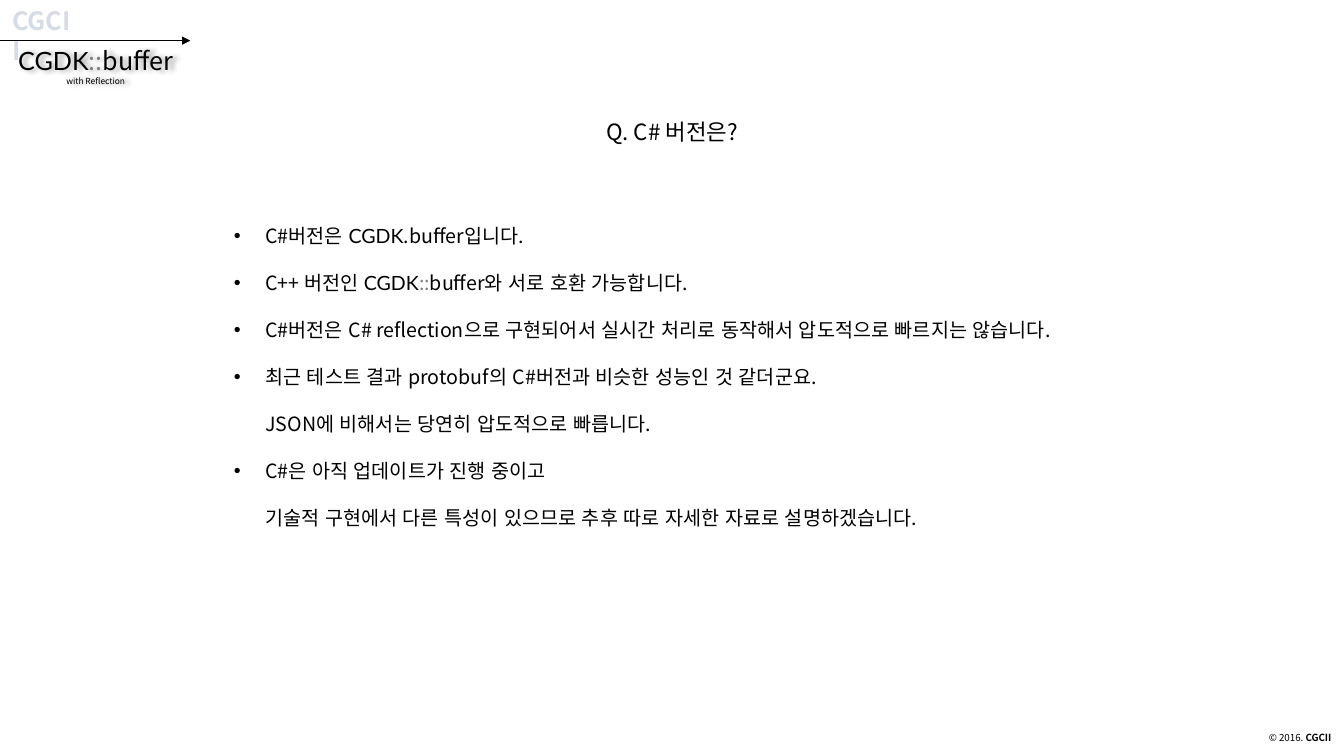
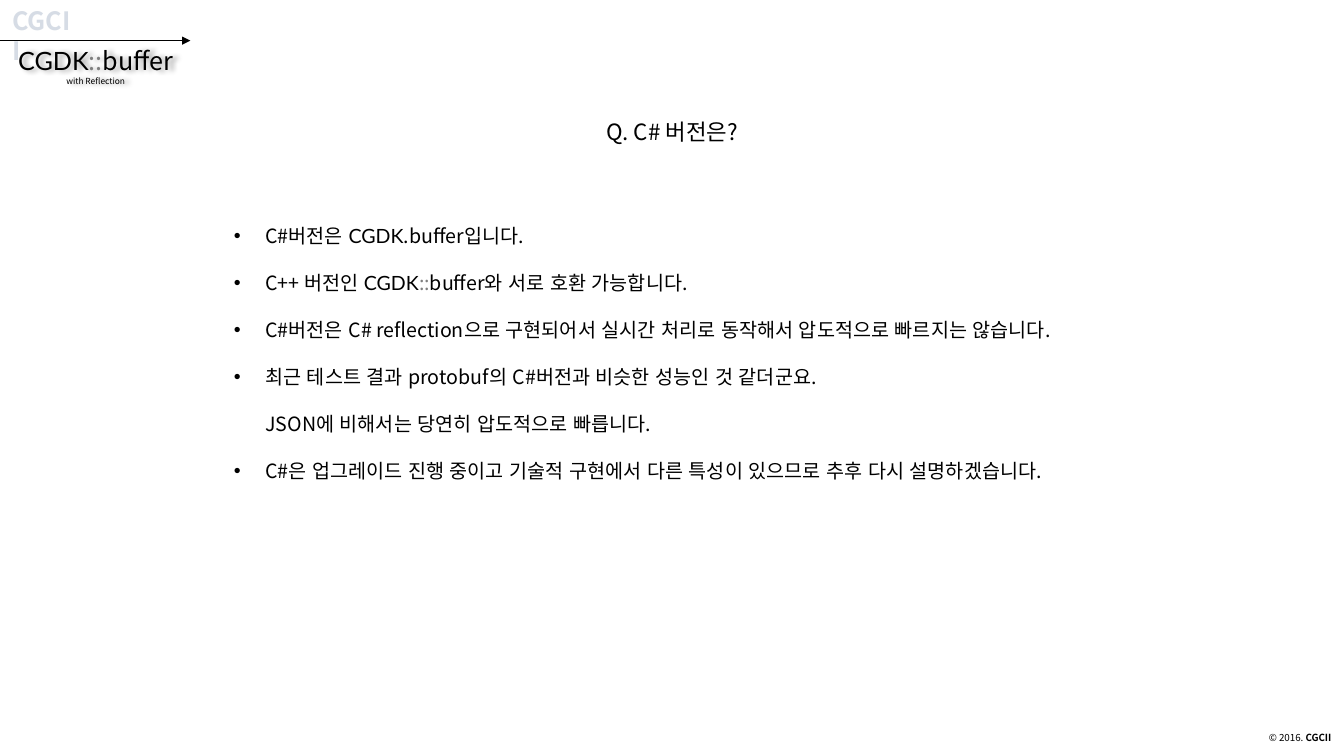
Before and after one commit to CGLabs/CGDK.buffer, a slide deck: slide 46 of C++/document/intruduce_CGDK.buffer.pptx. Drawn at 1344x756 pixels with LibreOffice and Linux fonts; fonts in the diff are those of the drawing. Boxes give left, top, right and bottom in pixels: in the first picture for what was removed or moved away, otherwise in the second. Text is boxed around its words. In the diff, an @@ line names an element or a change of style, - is before the commit and + after.

```diff
--- a/C++/document/intruduce_CGDK.buffer.pptx
+++ b/C++/document/intruduce_CGDK.buffer.pptx
@@ text at [265, 461, 1042, 480]: text changed @@
-• C#은 아직 업데이트가 진행 중이고
-  기술적 구현에서 다른 특성이 있으므로 추후 따로 자세한 자료로 설명하겠습니다.
+• C#은 업그레이드 진행 중이고 기술적 구현에서 다른 특성이 있으므로 추후 다시 설명하겠습니다.
```
Also in this commit, not shown: 21 other slides changed.
